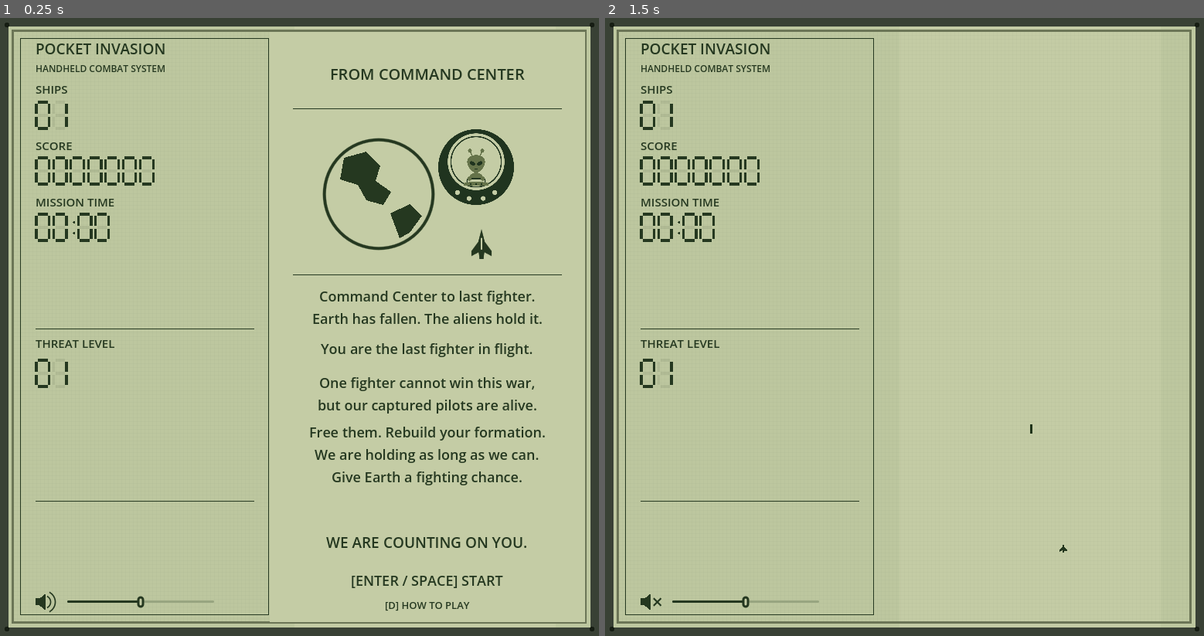
Above: before the commit, frames 1-2 (left to right).
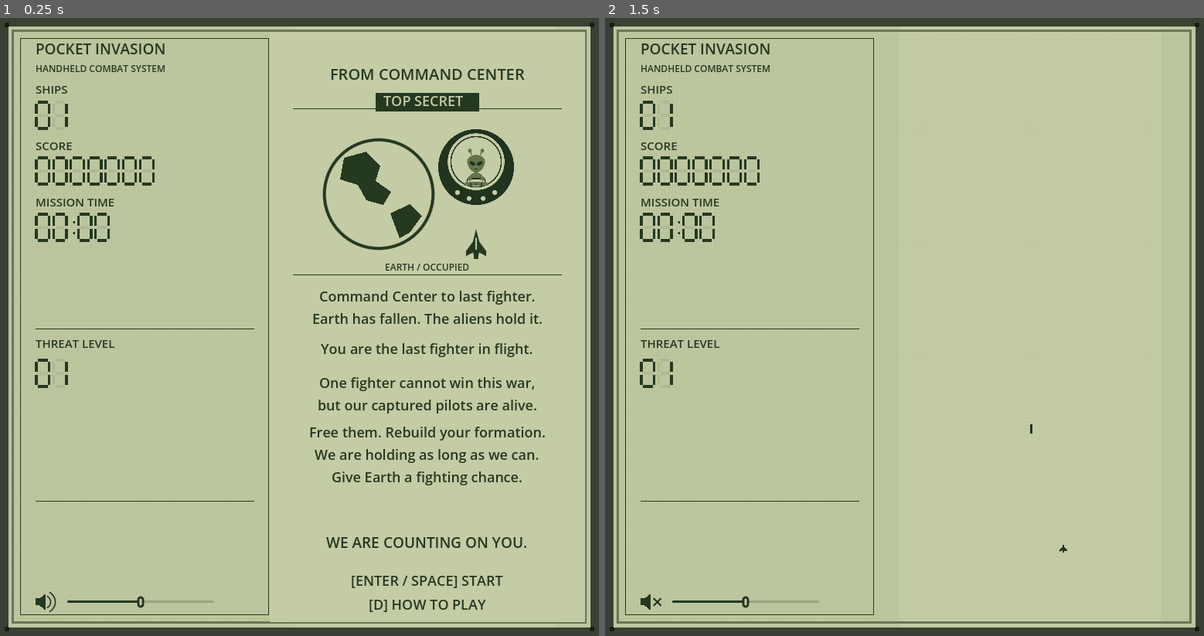
Above: after the commit, the same moments.

Repository: barmassimo/pocket-invasion
Game: Godot game, scene res://scenes/main.tscn
Two runs of this game, one before a commit and one after it. Both use one fixed random seed, a clock stepped at 60 frames per second and the inputs below.
Inputs (mouse positions are in pixels of both pictures, inside the frame that each line leads up to):
- Up to frame 1 (0.25 s): no input
- Up to frame 2 (1.5 s): click (652, 598) at 0.5 s; tap Enter at 1.25 s; move the mouse to (1036, 296) at 1.27 s; hold D from 1.28 s (still down); tap Ctrl at 1.35 s; click (1036, 296) at 1.42 s

The runs differ from the first frame. In frame 1, 0.8% of the frame differs, in the area x 61-83%, y 12-97%; in frame 2, nothing differs.

Commit message:
Animate briefing capture and enlarge how-to-play prompt

Diff:
--- a/game/scripts/story_intro.gd
+++ b/game/scripts/story_intro.gd
@@ -4,7 +4,11 @@
 const INK := Color("253820")
 const PAPER := Color("c4cca5")
 const Art = preload("res://scripts/target_art.gd")
+const LOOP_SECONDS: float = 11.0
+const START_DELAY: float = 1.6
+const MID := Color("65734a")
 var font := SystemFont.new()
+var animation_time: float = 0.0
 
 func _ready() -> void:
 	mouse_filter = Control.MOUSE_FILTER_IGNORE
@@ -17,7 +21,14 @@
 	paragraph(523, "Free them. Rebuild your formation.\nWe are holding as long as we can.\nGive Earth a fighting chance.", 18)
 	paragraph(666, "WE ARE COUNTING ON YOU.", 19)
 	paragraph(715, "[ENTER / SPACE] START", 18)
-	paragraph(746, "[D] HOW TO PLAY", 13)
+	paragraph(746, "[D] HOW TO PLAY", 18)
+
+func _process(delta: float) -> void:
+	if not is_visible_in_tree():
+		animation_time = 0.0
+		return
+	animation_time = fmod(animation_time + delta, LOOP_SECONDS)
+	queue_redraw()
 
 func paragraph(y: float, text: String, size: int) -> void:
 	var label := Label.new()
@@ -33,7 +44,9 @@
 func _draw() -> void:
 	draw_rect(Rect2(0, 0, 408, 764), PAPER)
 	draw_line(Vector2(30, 100), Vector2(378, 100), INK)
-	# Flat orbital vignette, using the same clean silhouettes as the course.
+	draw_rect(Rect2(137, 79, 134, 24), INK)
+	draw_string(font, Vector2(147, 96), "TOP SECRET", HORIZONTAL_ALIGNMENT_LEFT, -1, 18, PAPER)
+	# Flat orbital vignette. Only the illustration animates; the briefing stays still.
 	draw_circle(Vector2(141, 210), 72, INK, true, -1, true)
 	draw_circle(Vector2(141, 210), 68, PAPER, true, -1, true)
 	draw_colored_polygon(PackedVector2Array([
@@ -43,7 +56,46 @@
 	draw_colored_polygon(PackedVector2Array([
 		Vector2(156, 235), Vector2(181, 223), Vector2(197, 238),
 		Vector2(181, 260), Vector2(168, 267)]), INK)
+	draw_capture_sequence()
+	draw_line(Vector2(30, 315), Vector2(378, 315), INK)
+
+func draw_capture_sequence() -> void:
+	var t: float = animation_time - START_DELAY
+	var capture: float = smoothstep(0.0, 2.4, t)
+	var conversion: float = smoothstep(2.7, 4.5, t)
+	var departure: float = smoothstep(6.2, 8.5, t)
+	var fighter := Vector2(267, 276).lerp(Vector2(267, 239), capture)
+	# A solid-color scan beam and moving rings pull the fighter into containment.
+	if t >= 0.0 and t < 4.5:
+		var half_width: float = lerpf(24.0, 33.0, capture)
+		draw_colored_polygon(PackedVector2Array([
+			Vector2(248, 209), Vector2(286, 209),
+			fighter + Vector2(half_width, 23), fighter + Vector2(-half_width, 23)]), MID)
+		for i: int in range(3):
+			var scan: float = fmod(t * 0.6 + float(i) / 3.0, 1.0)
+			var y: float = lerpf(fighter.y + 20, 213.0, scan)
+			draw_line(Vector2(244, y), Vector2(290, y), PAPER, 2.0, true)
 	draw_texture_rect(Art.HULL, Rect2(218, 126, 98, 98), false)
 	draw_texture_rect(Art.PILOT, Rect2(248, 151, 38, 48), false)
-	draw_texture_rect(LcdIcons.SHIP, Rect2(257, 253, 34, 46), false, INK)
-	draw_line(Vector2(30, 315), Vector2(378, 315), INK)
+	if conversion < 1.0:
+		# The recognizable fighter contracts as the rounded shell closes around it.
+		var size := Vector2(34, 46) * lerpf(1.0, 0.42, conversion)
+		draw_texture_rect(LcdIcons.SHIP, Rect2(fighter - size * 0.5, size), false, INK)
+	if conversion > 0.0:
+		var center := fighter + Vector2(70, -40) * departure
+		draw_egg_ship(center, conversion)
+	var caption: String = "EARTH / OCCUPIED"
+	if t >= 0.0 and t < 2.7:
+		caption = "FIGHTER CAPTURED"
+	elif t >= 2.7 and t < 4.5:
+		caption = "ALIEN CONVERSION"
+	elif t >= 4.5:
+		caption = "PILOT / CAPTIVE"
+	draw_string(font, Vector2(30, 309), caption, HORIZONTAL_ALIGNMENT_CENTER, 348, 12, INK)
+
+func draw_egg_ship(center: Vector2, growth: float) -> void:
+	# Reuse the exact hull and containment emblem of the rescue targets.
+	var size := Vector2(60, 60) * growth
+	var bounds := Rect2(center - size * 0.5, size)
+	draw_texture_rect(Art.HULL, bounds, false)
+	draw_texture_rect(Art.FLEET, bounds, false)
